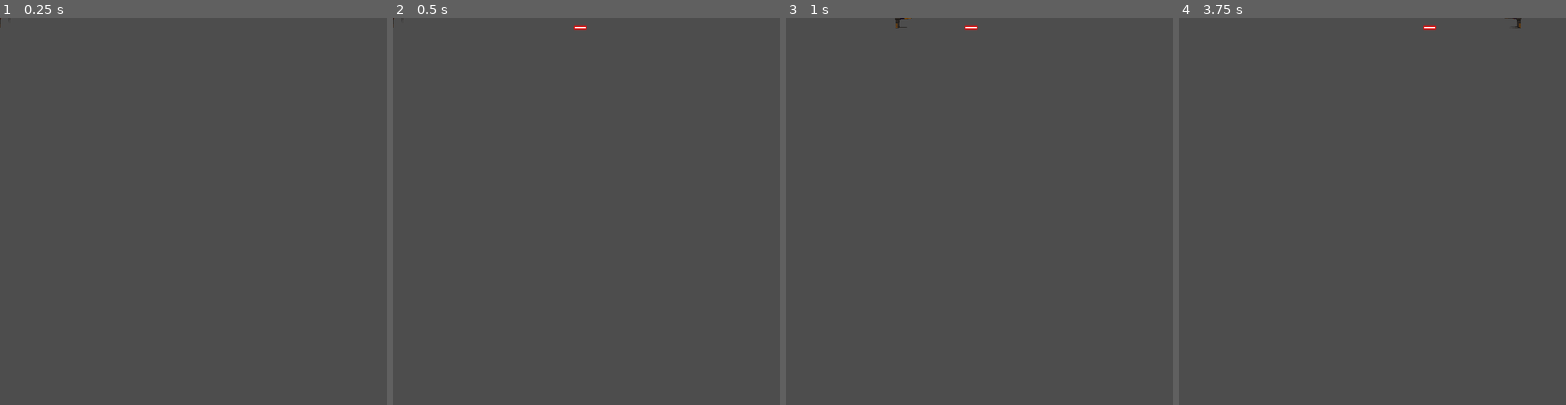
Above: before the commit, frames 1-4 (left to right).
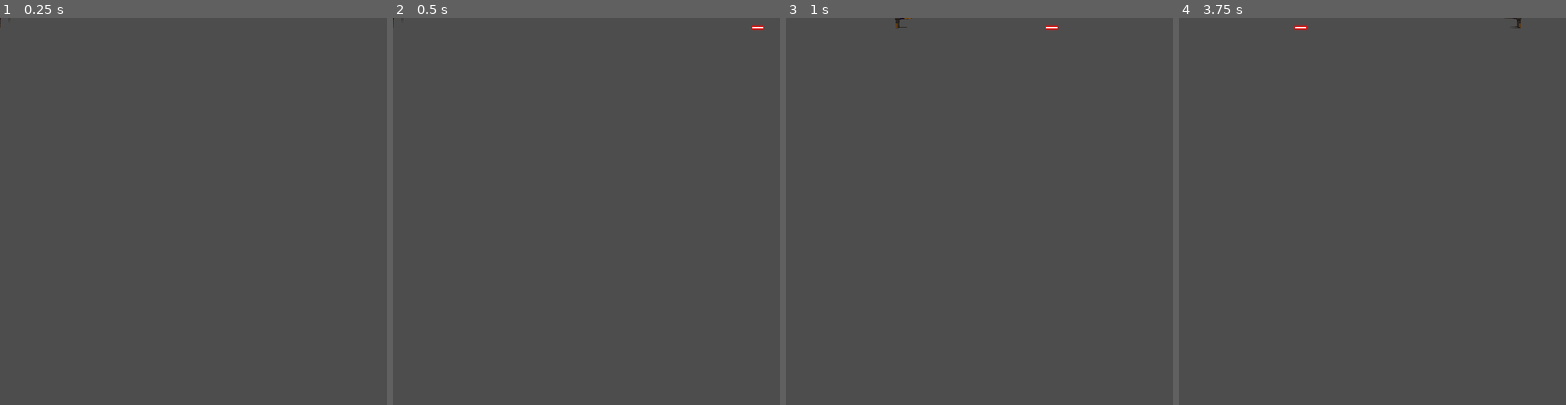
Above: after the commit, the same moments.

Repository: L-Moriniere/Shooter
Game: Godot game, scene res://Scene/player.tscn
The game is run twice, just before and just after one commit, with the same random seed, the same clock (stepped at 60 frames per second) and the same inputs.
Inputs:
- Up to frame 1 (0.25 s): no input
- Up to frame 2 (0.5 s): no input
- Up to frame 3 (1 s): hold Right (right) from 0.53 s (still down)
- Up to frame 4 (3.75 s): release Right (right) at 1.28 s; hold Down (down) 1.28-2.03 s; hold Right (right) 2.03-2.78 s; hold Up (up) 2.78-3.53 s; tap Enter at 3.5 s; hold Left (left) from 3.53 s (still down)

Frame 1 is identical in both runs. In frame 2, less than 0.1% of the frame differs, in the area x 46-96%, y 1-4%; in frame 3, less than 0.1%, in the area x 46-71%, y 1-4%; in frame 4, less than 0.1%.

Commit message:
projectile fonctionnel
Le shooting point à regler, sur certaines direction il n'est pas au bon endroit

Diff:
--- a/Scene/laser.tscn
+++ b/Scene/laser.tscn
@@ -13,6 +13,7 @@
 collision_layer = 0
 collision_mask = 2
 script = ExtResource("1_b4ku5")
+speed = 3000
 
 [node name="Sprite2D" type="Sprite2D" parent="."]
 scale = Vector2(0.05, 0.15)
--- /dev/null
+++ b/scene/main.gd
@@ -0,0 +1,19 @@
+extends Node
+
+
+# Called when the node enters the scene tree for the first time.
+func _ready():
+	pass # Replace with function body.
+
+
+# Called every frame. 'delta' is the elapsed time since the previous frame.
+func _process(delta):
+	pass
+
+func _on_player_shoot(Laser, direction, location):
+	var spawned_laser = Laser.instantiate()
+
+	add_child(spawned_laser)
+	spawned_laser.rotation = direction
+	spawned_laser.position = location
+	spawned_laser.velocity = spawned_laser.velocity.rotated(direction)
--- /dev/null
+++ b/scene/main.tscn
@@ -0,0 +1,9 @@
+[gd_scene load_steps=3 format=3 uid="uid://dp6vancm0x2mo"]
+
+[ext_resource type="Script" path="res://scene/main.gd" id="1_1w23u"]
+[ext_resource type="PackedScene" uid="uid://b4wkicqm77rwm" path="res://scene/player.tscn" id="1_xfttf"]
+
+[node name="Main" type="Node"]
+script = ExtResource("1_1w23u")
+
+[node name="Player" parent="." instance=ExtResource("1_xfttf")]
Not shown, added: scene/pla1737.tmp
Not shown, added: scene/pla45C.tmp
Not shown, added: scene/plaAF54.tmp
